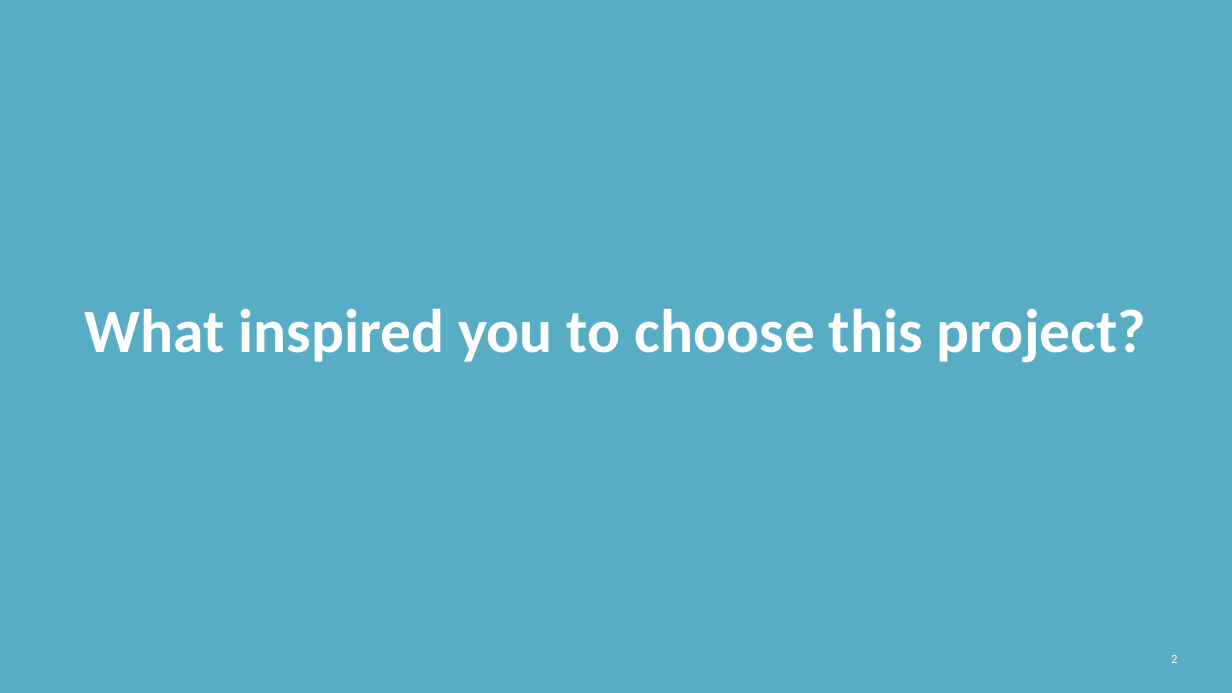
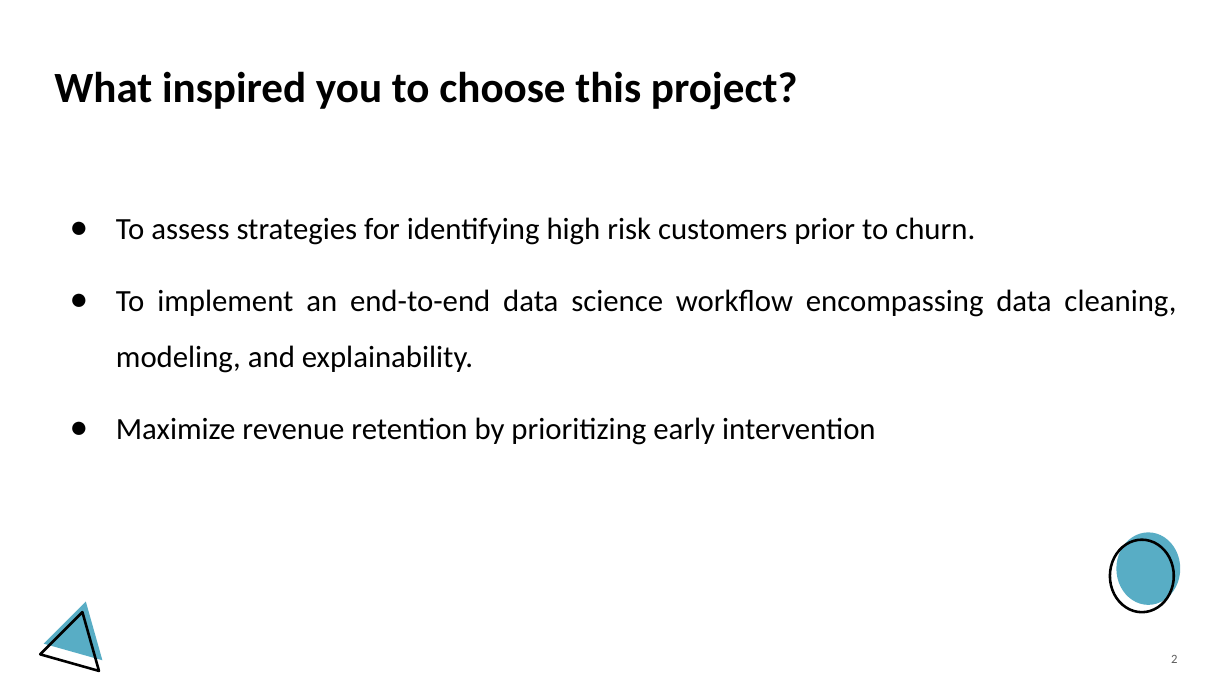
Before and after one commit to gwillcoding/ML_project, a slide deck: slide 2 of Project_presentation.pptx. Drawn at 1232x693 pixels with LibreOffice and Linux fonts; fonts in the diff are those of the drawing; background and template pictures are left out. Boxes give left, top, right and bottom in pixels: in the first picture for what was removed or moved away, otherwise in the second. Text is boxed around its words. In the diff, an @@ line names an element or a change of style, - is before the commit and + after.

```diff
--- a/Project_presentation.pptx
+++ b/Project_presentation.pptx
@@ rectangle removed at (0,0,1232,692) @@
@@ title "What inspired you to choose ...": place and size @@
-title "What inspired you to choose ..." at (85,309,1147,363)
+title "What inspired you to choose ..." at (54,71,798,110)
@@ title "What inspired you to choose ..." at (54,71,798,110): size 36 to 25.2 pt, text colour #FFFFFF to #000000; alignment centre to left @@
@@ text added at (116,217,1176,445), 18 pt, text #000000 @@
+● To assess strategies for identifying high risk customers prior to churn.
+● To implement an end-to-end data science workflow encompassing data cleaning, modeling, and explainability.
+● Maximize revenue retention by prioritizing early intervention
@@ ellipse added at (1116,532,1180,605), fill #58ADC5 @@
@@ ellipse added at (1110,540,1174,612), outline #000000 1.5 pt @@
@@ triangle added at (40,613,120,692), outline #000000 1.5 pt @@
@@ triangle added at (44,602,123,681), fill #58ADC5 @@
@@ page number at (1171,655,1177,663): text colour #FFFFFF to #5D5D5D @@
```
Also in this commit, not shown: 9 other slides changed, 3 slides added, 4 slides removed, 2 other files.
